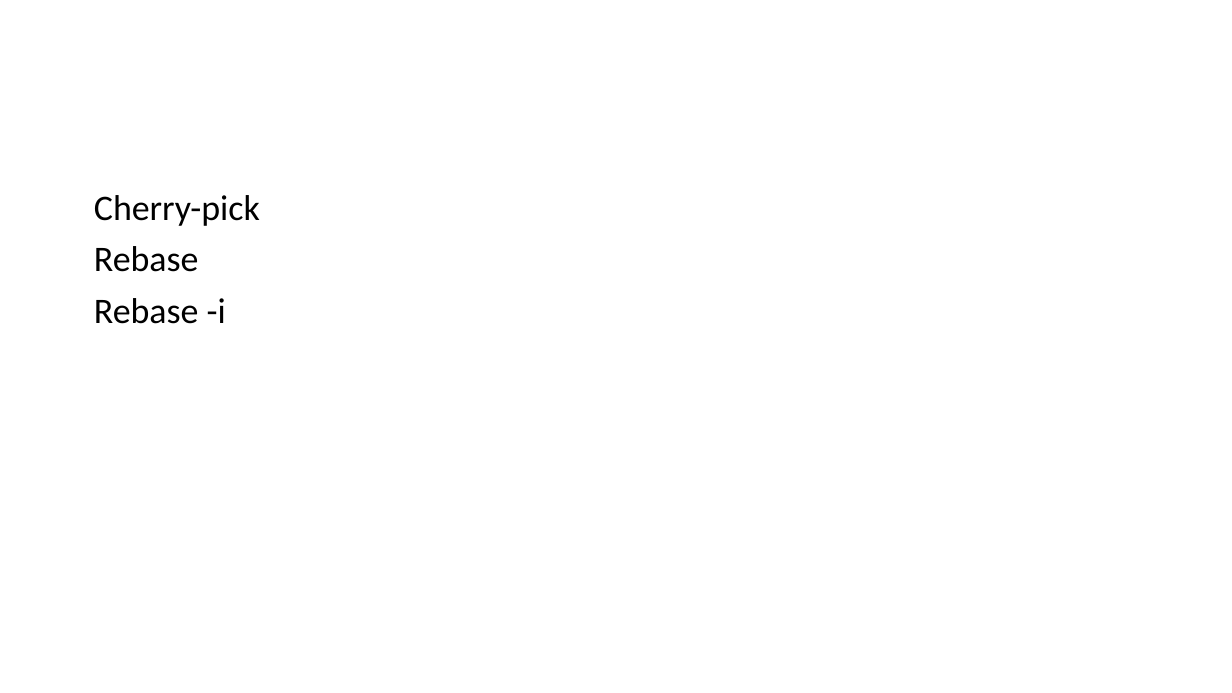
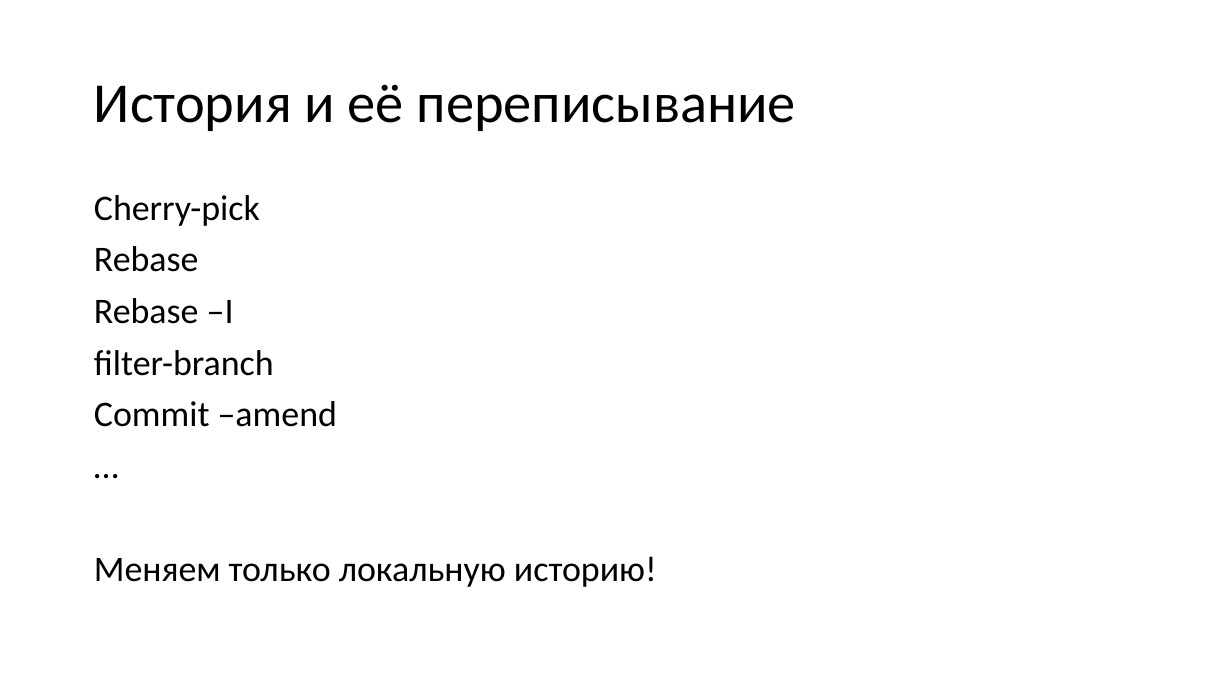
Before and after one commit to dzmitry-varabei/front-end-course, a slide deck: slide 68 of git-commit-code-review/Presentation1.pptx (slide 69 before the commit). Drawn at 1232x693 pixels with LibreOffice and Linux fonts; fonts in the diff are those of the drawing. Boxes give left, top, right and bottom in pixels: in the first picture for what was removed or moved away, otherwise in the second. Text is boxed around its words. In the diff, an @@ line names an element or a change of style, - is before the commit and + after.

```diff
--- a/git-commit-code-review/Presentation1.pptx
+++ b/git-commit-code-review/Presentation1.pptx
@@ title added at bbox=[94, 84, 796, 131], 44 pt, text #000000 @@
+История и её переписывание
@@ text at bbox=[94, 298, 657, 587]: text changed @@
-Rebase -i
+Rebase –I
+filter-branch
+Commit –amend
+…
+Меняем только локальную историю!
```
Also in this commit, not shown: 16 other slides changed, 8 slides removed, 1 other file.
